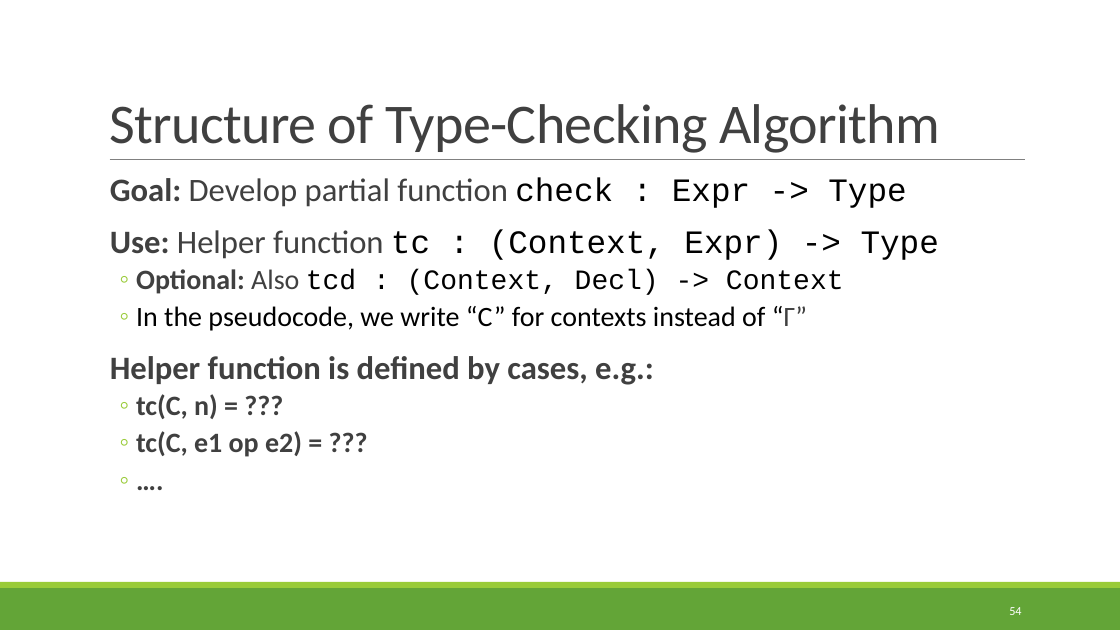
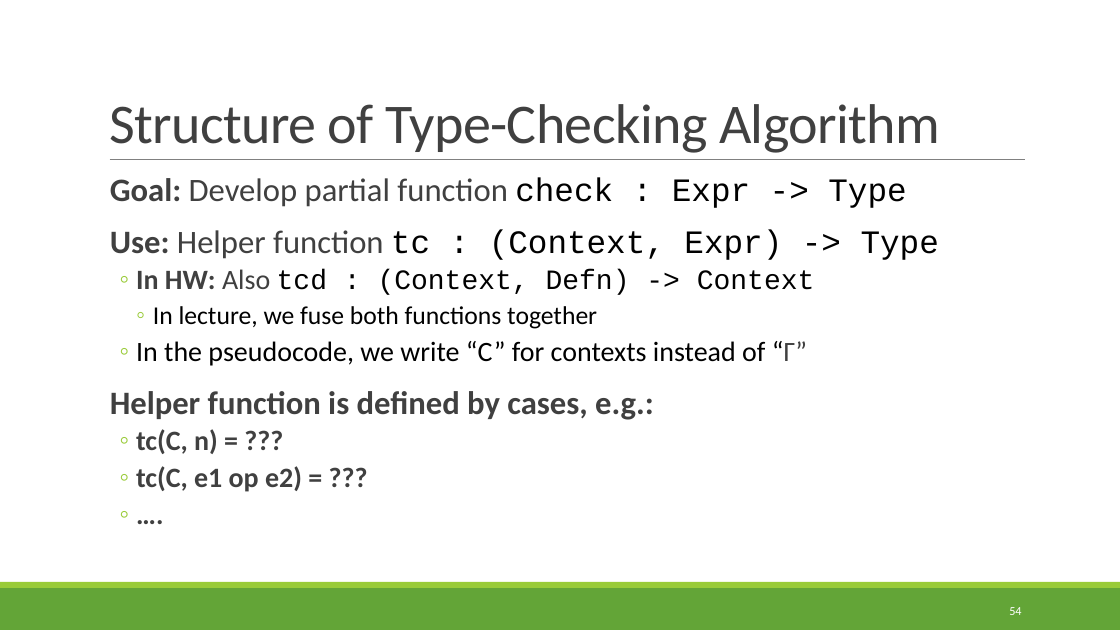
Before and after one commit to rbohrer/pl-course, a slide deck: slide 54 of LectureSlides/07Types.pptx. Drawn at 1120x630 pixels with LibreOffice and Linux fonts; fonts in the diff are those of the drawing. Boxes give left, top, right and bottom in pixels: in the first picture for what was removed or moved away, otherwise in the second. Text is boxed around its words. In the diff, an @@ line names an element or a change of style, - is before the commit and + after.

```diff
--- a/LectureSlides/07Types.pptx
+++ b/LectureSlides/07Types.pptx
@@ text at (136, 269, 815, 329): text changed; size 24 to 22 pt; font Courier New to Calibri @@
-  ◦ Optional: Also tcd : (Context, Decl) -> Context
+  ◦ In HW: Also tcd : (Context, Defn) -> Context
+    ◦ In lecture, we fuse both functions together
```
Also in this commit, not shown: 4 other slides changed.
